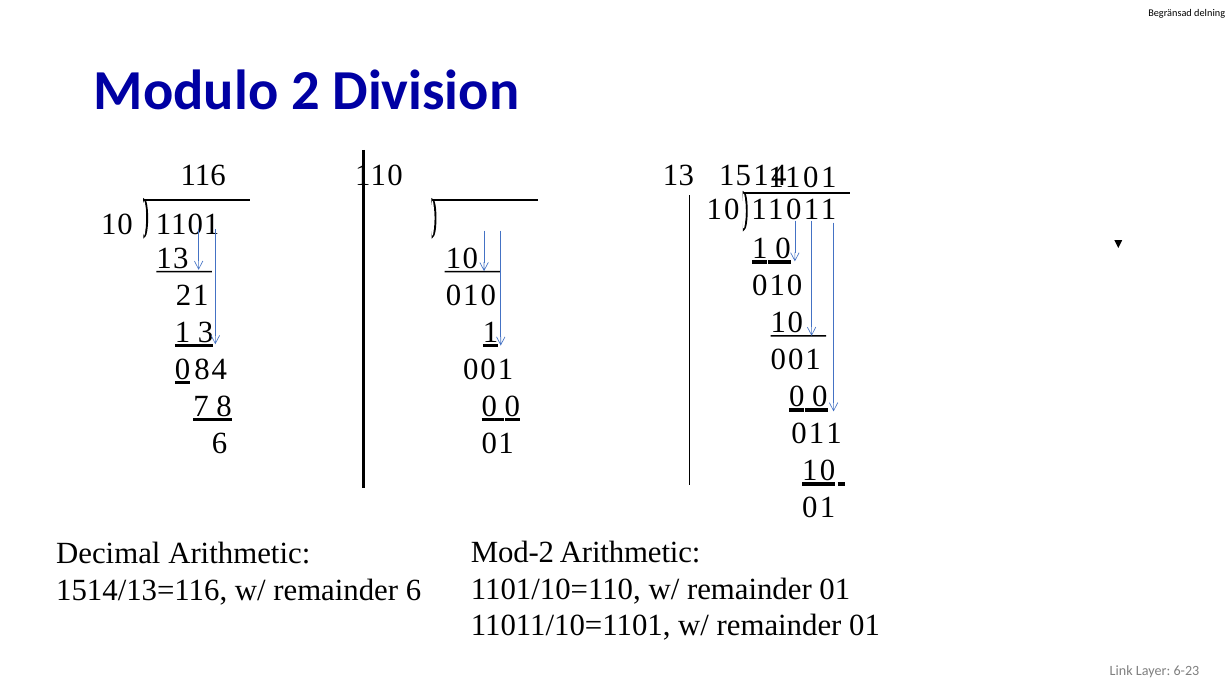
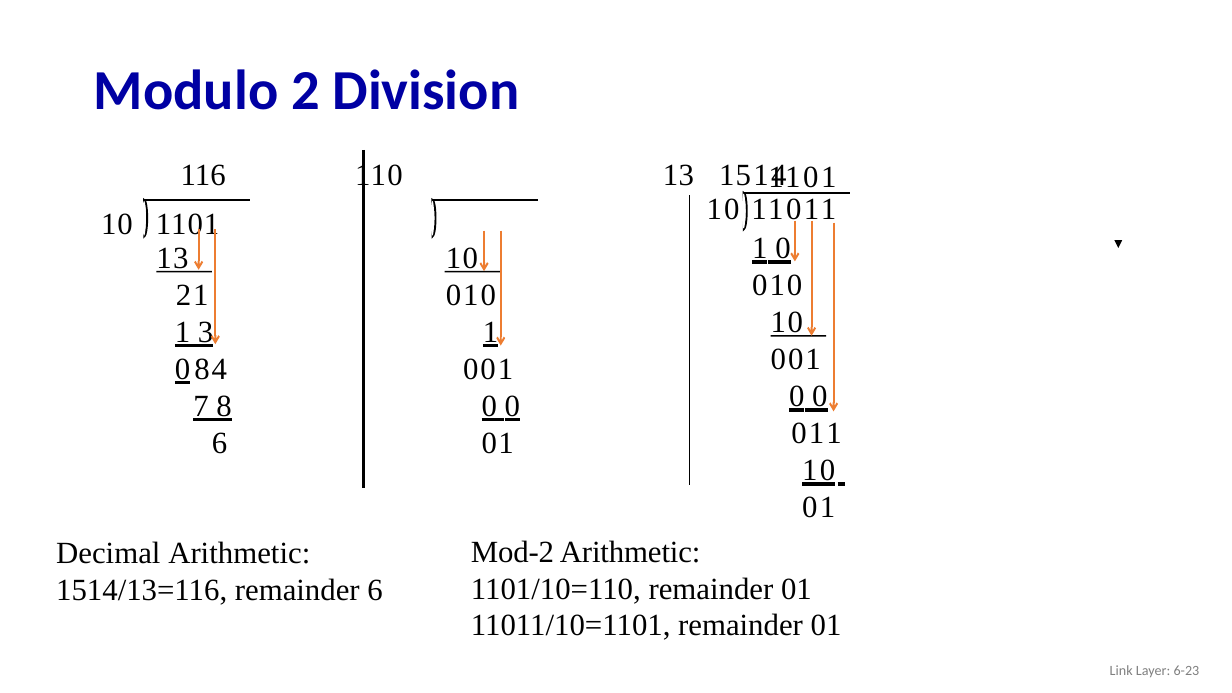
Before and after one commit to guhofstra/CSC175, a slide deck: slide 23 of PPTs/6.1 6.2 Introduction Error-Detection and -Correction Techniques.pptx. Drawn at 1232x693 pixels with LibreOffice and Linux fonts; fonts in the diff are those of the drawing. Boxes give left, top, right and bottom in pixels: in the first picture for what was removed or moved away, otherwise in the second. Text is boxed around its words. In the diff, an @@ line names an element or a change of style, - is before the commit and + after.

```diff
--- a/PPTs/6.1 6.2 Introduction Error-Detection and -Correction Techniques.pptx
+++ b/PPTs/6.1 6.2 Introduction Error-Detection and -Correction Techniques.pptx
@@ text removed at <box>1148,9,1225,18</box> @@
-Begränsad delning
@@ arrow (199, 229) - (199, 270): stroke #4472C4 0.5 pt to #ED7D31 1.5 pt @@
@@ arrow (215, 229) - (215, 344): stroke #4472C4 0.5 pt to #ED7D31 1.5 pt @@
@@ arrow (484, 231) - (484, 271): stroke #4472C4 0.5 pt to #ED7D31 1.5 pt @@
@@ arrow (501, 231) - (501, 346): stroke #4472C4 0.5 pt to #ED7D31 1.5 pt @@
@@ arrow (795, 221) - (795, 262): stroke #4472C4 0.5 pt to #ED7D31 1.5 pt @@
@@ arrow (811, 221) - (811, 335): stroke #4472C4 0.5 pt to #ED7D31 1.5 pt @@
@@ arrow (834, 223) - (834, 411): stroke #4472C4 0.5 pt to #ED7D31 1.5 pt @@
@@ text at <box>56,578,382,605</box>: text changed @@
-1514/13=116, w/ remainder 6
+1514/13=116, remainder 6
@@ text at <box>471,577,842,640</box>: text changed @@
-1101/10=110, w/ remainder 01
-11011/10=1101, w/ remainder 01
+1101/10=110, remainder 01
+11011/10=1101, remainder 01
```
Also in this commit, not shown: 31 other slides changed, 2 slides added, 23 other files.
